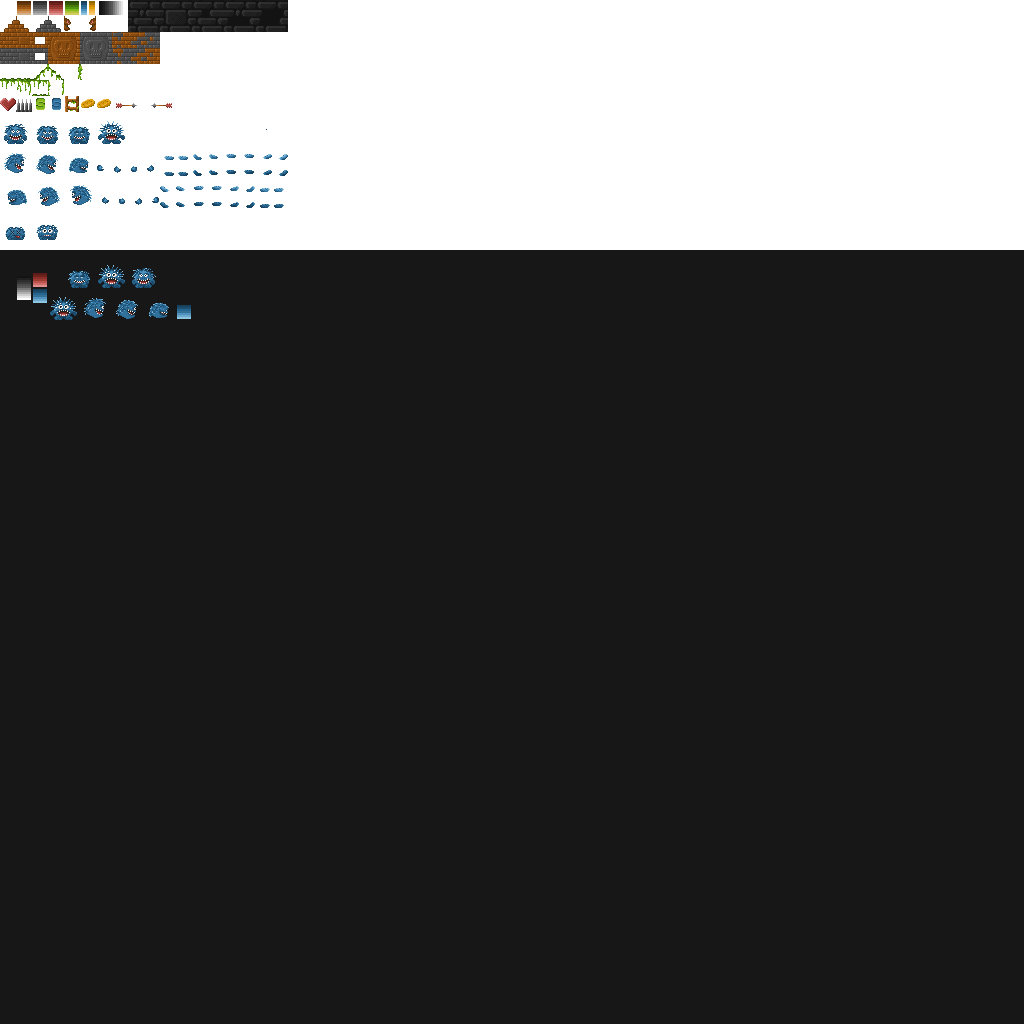
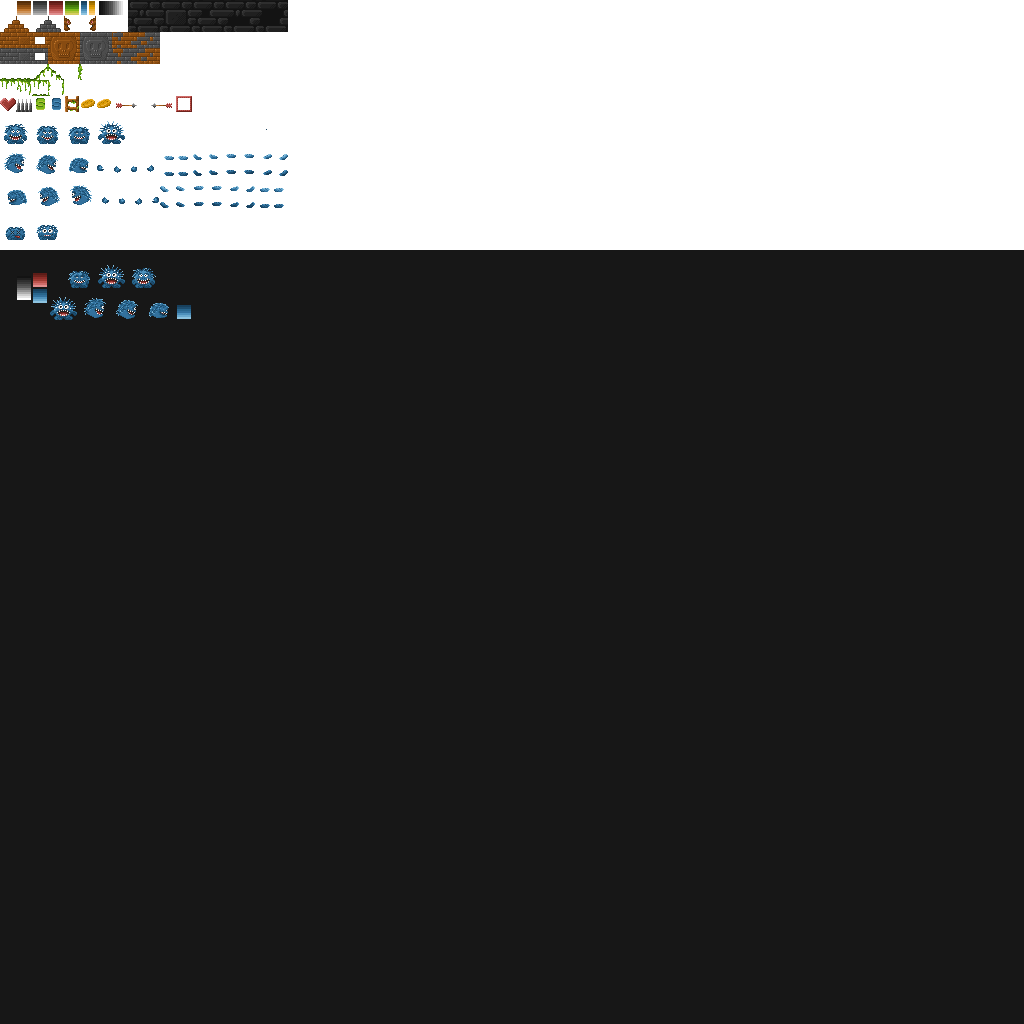
Comparing the layer stacks of the two w=1024, h=1024 images. Changes:
painted on "Background copy" over (x1=176, y1=96, x2=192, y2=112)
